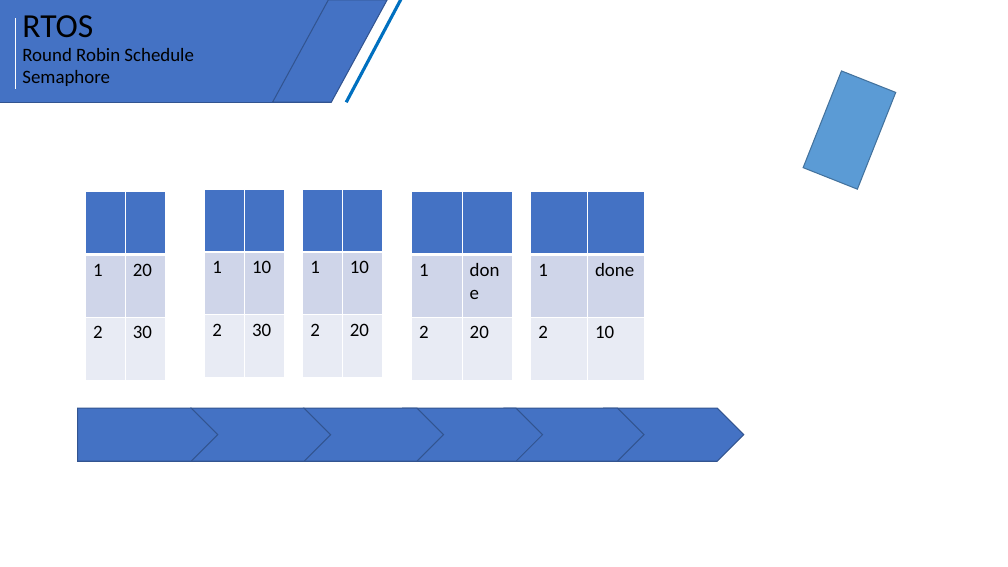
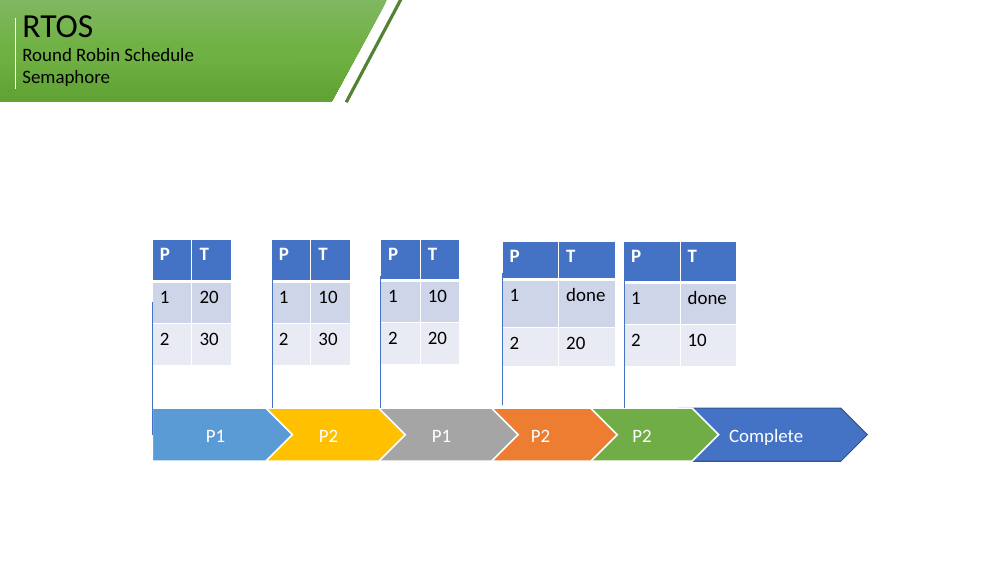
Before and after one commit to wathui99/FPT_Lab, a slide deck: slide 5 of Document/Bản trình bày1.pptx (slide 6 before the commit). Drawn at 1008x567 pixels with LibreOffice and Linux fonts; fonts in the diff are those of the drawing. Boxes give left, top, right and bottom in pixels: in the first picture for what was removed or moved away, otherwise in the second. Text is boxed around its words. In the diff, an @@ line names an element or a change of style, - is before the commit and + after.

```diff
--- a/Document/Bản trình bày1.pptx
+++ b/Document/Bản trình bày1.pptx
@@ rectangle at [0,0,330,102]: fill #4472C4 to gradient #81B861 to #6FB242 to #62A336; outline #325491 1 pt to none @@
@@ parallelogram at [273,0,388,102]: fill #4472C4 to gradient #81B861 to #6FB242 to #62A336; outline #325491 1 pt to none @@
@@ line (415, 0) - (346, 102): stroke #0070C0 3 pt to #548235 3 pt @@
@@ rectangle removed at [804,70,896,189] @@
@@ table at [152,239,231,365] @@
-row 1, column 1: 
+row 1, column 1: P
-row 1, column 2: 
+row 1, column 2: T
@@ table: place and size @@
-table at [85,191,164,380]
+table at [152,239,231,365]
@@ table at [271,239,350,365] @@
-row 1, column 1: 
+row 1, column 1: P
-row 1, column 2: 
+row 1, column 2: T
@@ table: place and size @@
-table at [205,189,284,378]
+table at [271,239,350,365]
@@ table at [380,239,459,364] @@
-row 1, column 1: 
+row 1, column 1: P
-row 1, column 2: 
+row 1, column 2: T
@@ table: place and size @@
-table at [302,189,381,378]
+table at [380,239,459,364]
@@ table at [502,241,616,366] @@
-row 1, column 1: 
+row 1, column 1: P
-row 1, column 2: 
+row 1, column 2: T
@@ table: place and size @@
-table at [412,191,513,380]
+table at [502,241,616,366]
@@ table at [624,241,737,366] @@
-row 1, column 1: 
+row 1, column 1: P
-row 1, column 2: 
+row 1, column 2: T
@@ table: place and size @@
-table at [531,191,644,380]
+table at [624,241,737,366]
@@ line added from (273, 408) to (273, 276), #4472C4 0.5 pt @@
@@ line added from (380, 408) to (380, 276), #4472C4 0.5 pt @@
@@ line added from (502, 405) to (502, 273), #4472C4 0.5 pt @@
@@ line added from (624, 408) to (624, 276), #4472C4 0.5 pt @@
@@ line added from (152, 435) to (152, 302), #4472C4 0.5 pt @@
@@ pentagon arrow "P1" at [152,408,292,461]: fill #4472C4 to #5B9BD5; outline #325491 1 pt to #FFFFFF 1.5 pt @@
@@ 5 pentagon arrows: place and size @@
-5 pentagon arrows at [78,408,644,461]
+5 pentagon arrows at [152,408,718,461]
@@ pentagon arrow "P2" at [265,408,405,461]: fill #4472C4 to #FFC000; outline #325491 1 pt to #FFFFFF 1.5 pt @@
@@ pentagon arrow "P1" at [378,408,518,461]: fill #4472C4 to #A5A5A5; outline #325491 1 pt to #FFFFFF 1.5 pt @@
@@ pentagon arrow "P2" at [477,408,617,461]: fill #4472C4 to #ED7D31; outline #325491 1 pt to #FFFFFF 1.5 pt @@
@@ pentagon arrow "P2" at [578,408,718,461]: fill #4472C4 to #70AD47; outline #325491 1 pt to #FFFFFF 1.5 pt @@
@@ pentagon arrow "Complete": place and size @@
-pentagon arrow "Complete" at [604,408,744,461]
+pentagon arrow "Complete" at [678,408,867,461]
@@ text in pentagon arrow at [206,430,225,442]: text added @@
+P1
@@ text in pentagon arrow at [319,429,338,442]: text added @@
+P2
@@ text in pentagon arrow at [432,430,451,442]: text added @@
+P1
@@ text in pentagon arrow at [531,429,550,442]: text added @@
+P2
@@ text in pentagon arrow at [632,430,651,442]: text added @@
+P2
@@ text in pentagon arrow at [729,429,803,445]: text added @@
+Complete
```
Also in this commit, not shown: 15 other slides changed, 4 slides added, 4 slides removed.
